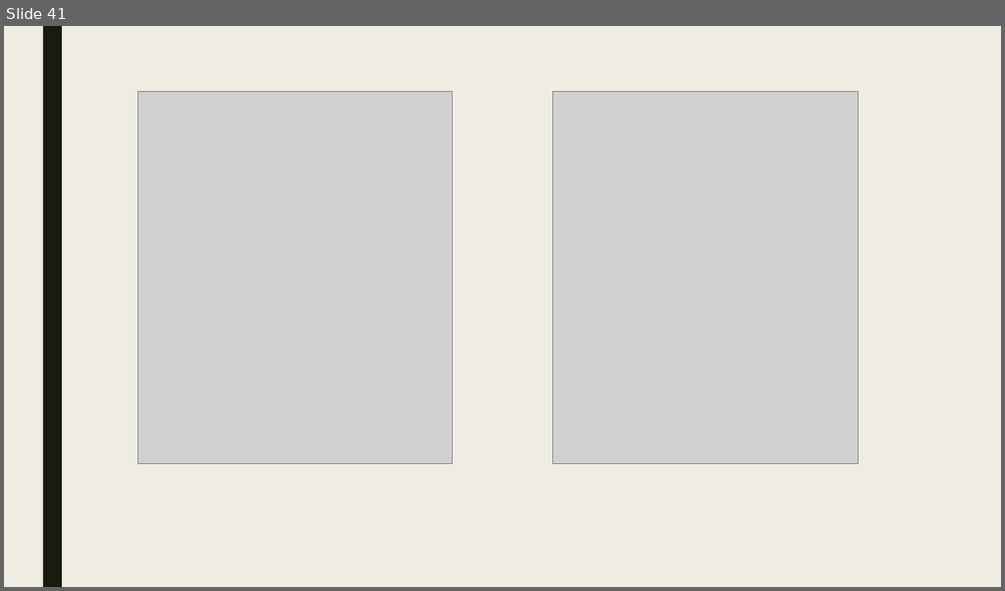
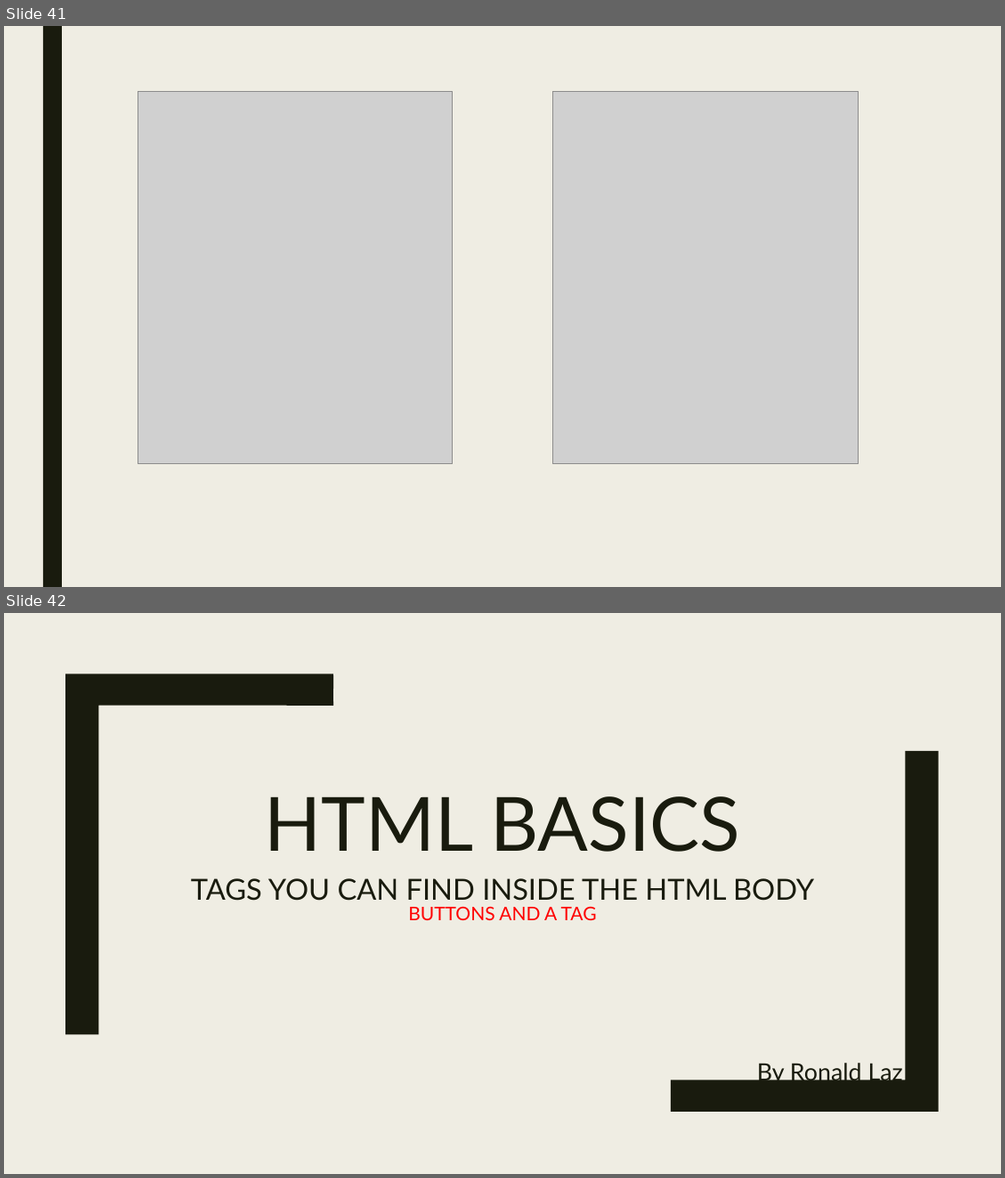
Before and after one commit to lexus654/basic_HTML-CSS_tutorial, a slide deck: HTML BASICS.pptx. Shown one above the other, each under a label of ours: slide 41 before the commit, slides 41 and 42 after it. The pictures are 1005x591 and 1005x1178 pixels, drawn with LibreOffice and Linux fonts; fonts in the diff are those of the drawing; grey boxes stand for pictures. Boxes give left, top, right and bottom in pixels: in the first picture for what was removed or moved away, otherwise in the second. Text is boxed around its words. In the diff, an @@ line names an element or a change of style, - is before the commit and + after.

Commit message:
a tags and butt

```diff
--- a/HTML BASICS.pptx
+++ b/HTML BASICS.pptx
@@ slide 42 added at (x1=4, y1=613, x2=1001, y2=1174), background #EFEDE3 @@
@@ freeform shape added at (x1=65, y1=674, x2=333, y2=1034), fill #191B0E @@
@@ freeform shape added at (x1=671, y1=751, x2=938, y2=1111), fill #191B0E @@
@@ title added at (x1=265, y1=796, x2=740, y2=852), 72 pt, text #191B0E @@
+HTML BASICS
@@ text added at (x1=191, y1=878, x2=814, y2=900), 28 pt, text #191B0E @@
+TAGS YOU CAN FIND INSIDE THE HTML BODY
@@ text added at (x1=408, y1=906, x2=597, y2=920), 18 pt, text #FF0000 @@
+BUTTONS AND A TAG
@@ subtitle added at (x1=757, y1=1062, x2=903, y2=1085), 23 pt, text #191B0E @@
+By Ronald Laz
```
Also in this commit, not shown: 1 other file.
